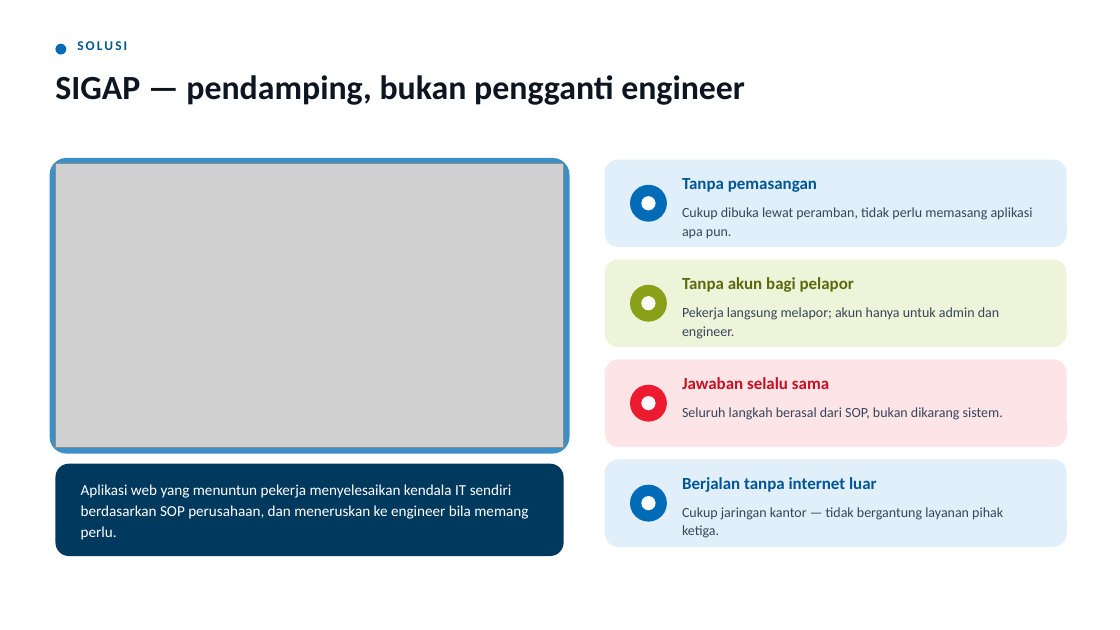
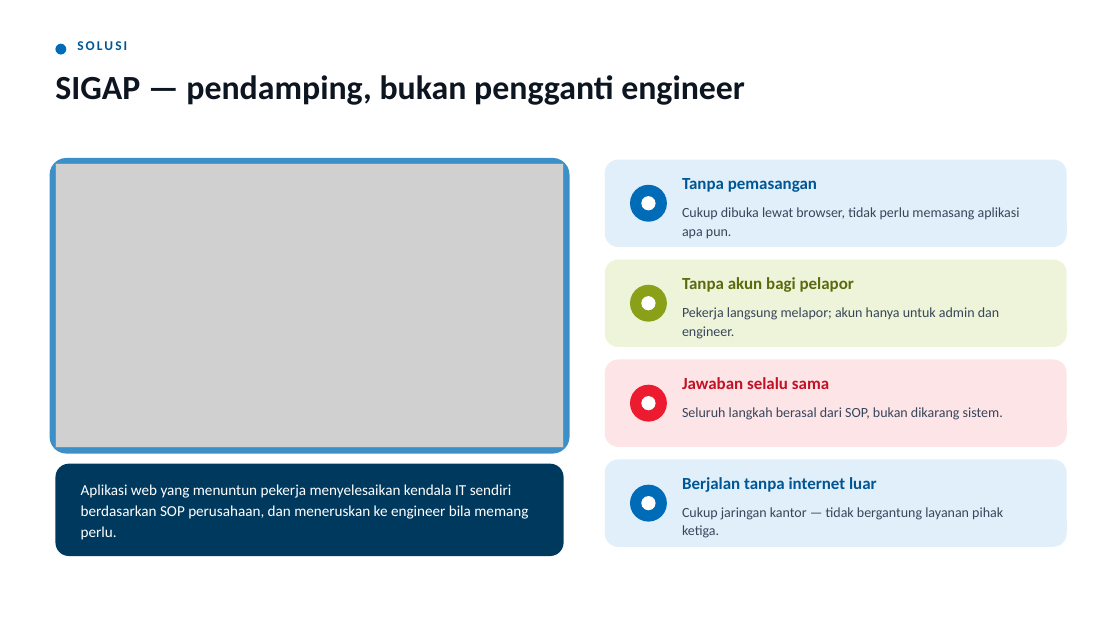
Before and after one commit to RifqiPermanaPutra/SIGAP-AI, a slide deck: slide 7 of dokumentasi/ppt/SIGAP-Presentasi-Kerja-Praktek.pptx. Drawn at 1120x630 pixels with LibreOffice and Linux fonts; fonts in the diff are those of the drawing; grey boxes stand for pictures; background and template pictures are left out. Boxes give left, top, right and bottom in pixels: in the first picture for what was removed or moved away, otherwise in the second. Text is boxed around its words. In the diff, an @@ line names an element or a change of style, - is before the commit and + after.

```diff
--- a/dokumentasi/ppt/SIGAP-Presentasi-Kerja-Praktek.pptx
+++ b/dokumentasi/ppt/SIGAP-Presentasi-Kerja-Praktek.pptx
@@ text at bbox=[682, 207, 1020, 238]: text changed @@
-Cukup dibuka lewat peramban, tidak perlu memasang aplikasi apa pun.
+Cukup dibuka lewat browser, tidak perlu memasang aplikasi apa pun.
```
Also in this commit, not shown: 1 other slide changed, 1 other file.
